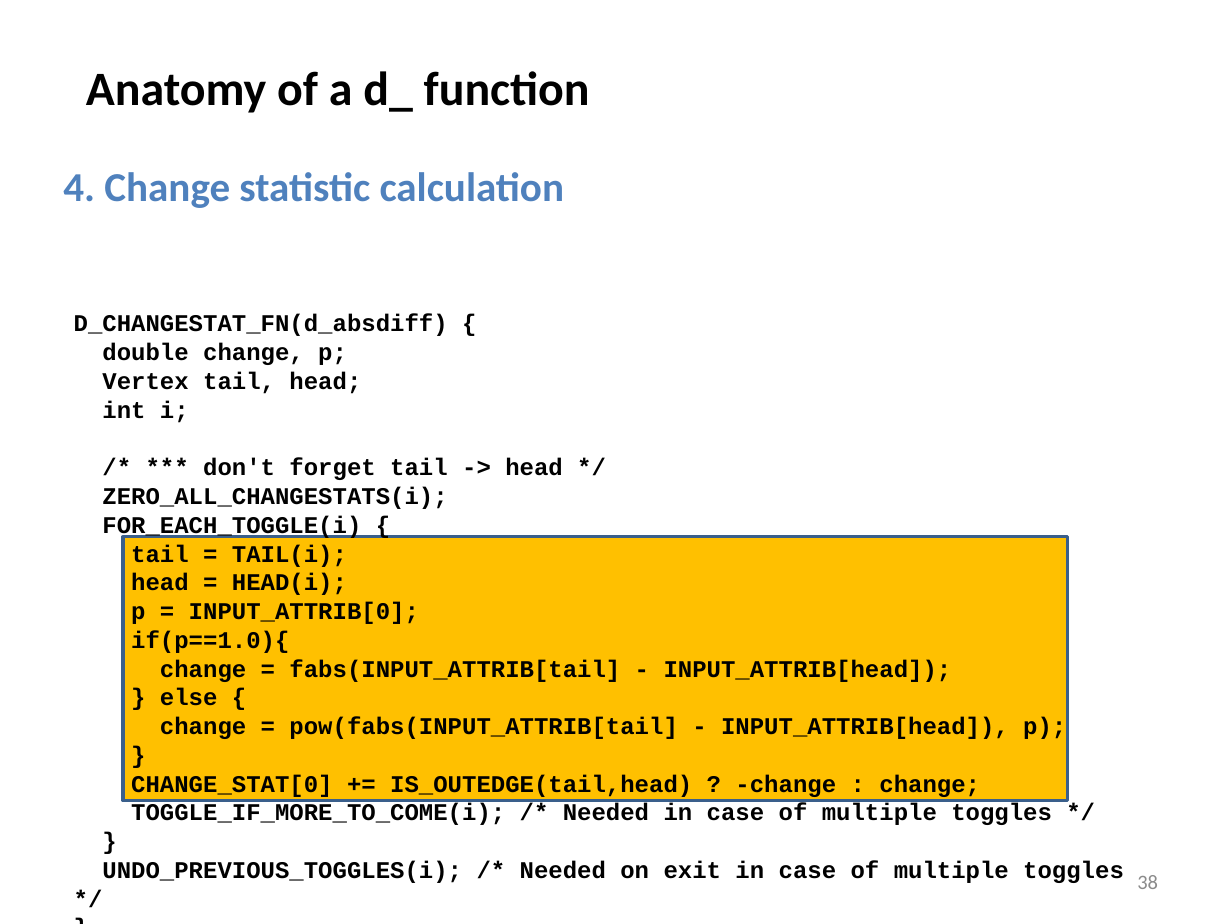
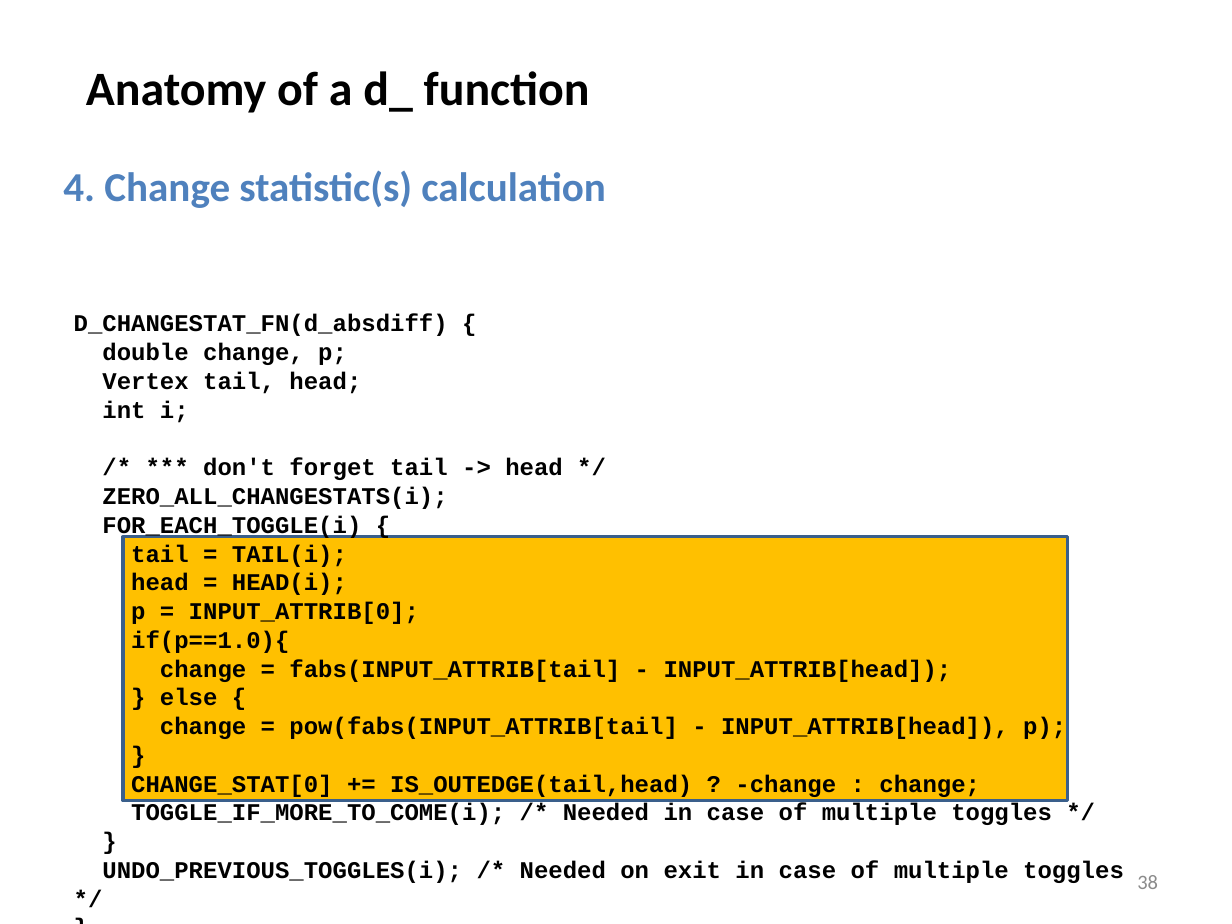
Before and after one commit to statnet/Workshops----OBSOLETE, a slide deck: slide 38 of ergm.userterms/EUT tutorial slides.pptx. Drawn at 1232x924 pixels with LibreOffice and Linux fonts; fonts in the diff are those of the drawing. Boxes give left, top, right and bottom in pixels: in the first picture for what was removed or moved away, otherwise in the second. Text is boxed around its words. In the diff, an @@ line names an element or a change of style, - is before the commit and + after.

```diff
--- a/ergm.userterms/EUT tutorial slides.pptx
+++ b/ergm.userterms/EUT tutorial slides.pptx
@@ text at [63, 170, 605, 208]: text changed @@
-4. Change statistic calculation
+4. Change statistic(s) calculation
```
Also in this commit, not shown: 14 other slides changed.
